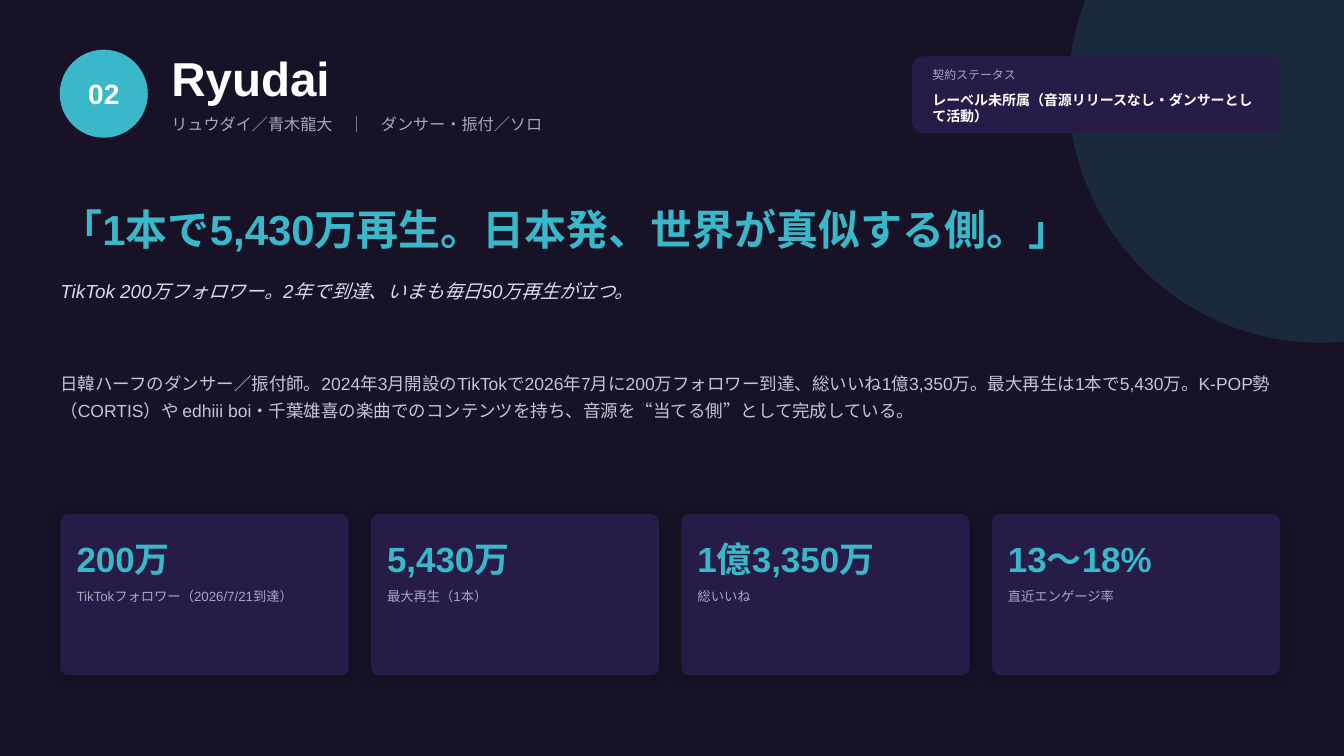
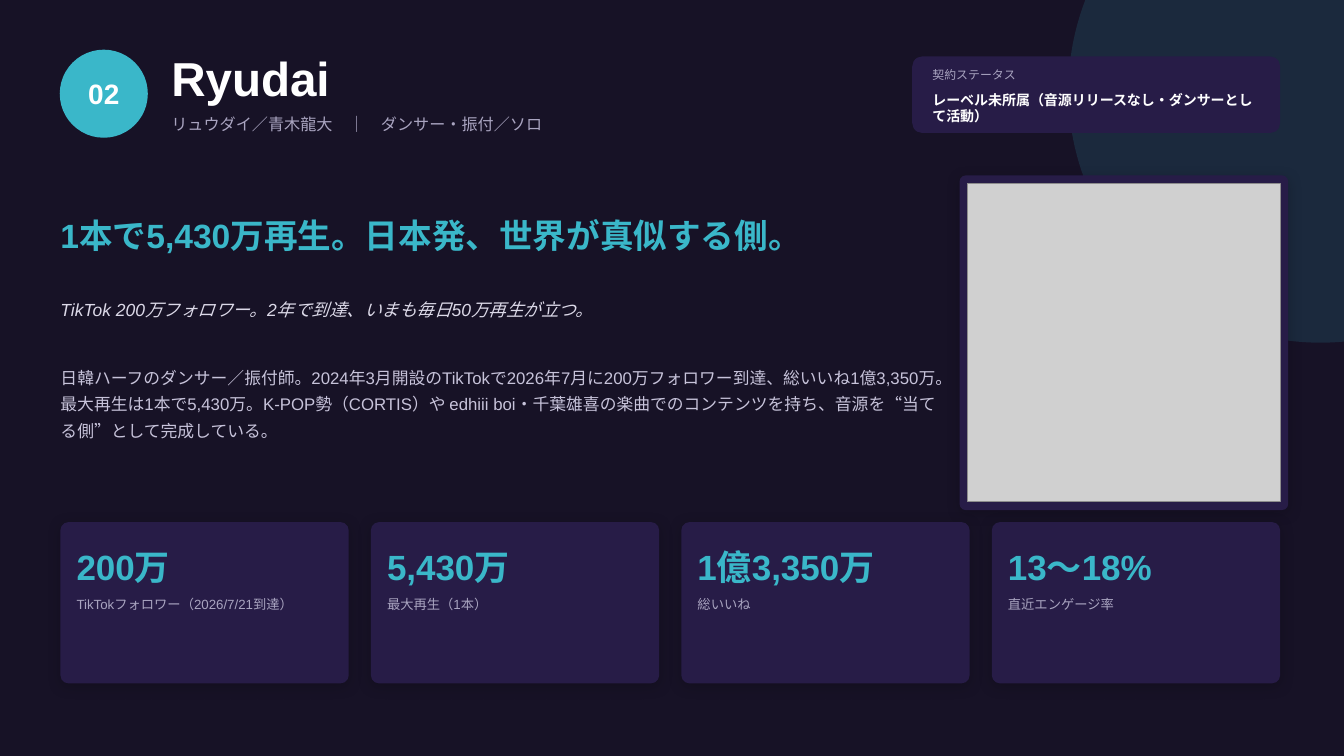
Before and after one commit to eiken0216/claude, a slide deck: slide 7 of presentations/2026-07-27-new-artist/新人プレゼン資料_2026-07-27.pptx. Drawn at 1344x756 pixels with LibreOffice and Linux fonts; fonts in the diff are those of the drawing; grey boxes stand for pictures. Boxes give left, top, right and bottom in pixels: in the first picture for what was removed or moved away, otherwise in the second. Text is boxed around its words. In the diff, an @@ line names an element or a change of style, - is before the commit and + after.

```diff
--- a/presentations/2026-07-27-new-artist/新人プレゼン資料_2026-07-27.pptx
+++ b/presentations/2026-07-27-new-artist/新人プレゼン資料_2026-07-27.pptx
@@ rounded rectangle added at box(960, 175, 1289, 510), fill #271C47 @@
@@ picture added at box(968, 184, 1280, 502) @@
@@ text at box(60, 221, 801, 253): text changed; size 30 to 24 pt @@
-「1本で5,430万再生。日本発、世界が真似する側。」
+1本で5,430万再生。日本発、世界が真似する側。
@@ text "TikTok 200万フォロワー。2年で到達、いまも毎日50万再生が立つ。": place and size @@
-text "TikTok 200万フォロワー。2年で到達、いまも毎日50万再生が立つ。" at box(60, 282, 634, 300)
+text "TikTok 200万フォロワー。2年で到達、いまも毎日50万再生が立つ。" at box(60, 301, 593, 318)
@@ text "TikTok 200万フォロワー。2年で到達、いまも毎日50万再生が立つ。" at box(60, 301, 593, 318): size 13.5 to 12.5 pt @@
@@ text "日韓ハーフのダンサー／振付師。2024年3月開設のTikTokで2026年7月に200万フォロワー到達、総いいね1億3, ..." at box(60, 370, 952, 439): size 12.5 to 12 pt @@
@@ 8 texts, 4 rounded rectangles: place and size @@
-8 texts, 4 rounded rectangles at box(60, 514, 1280, 676)
+8 texts, 4 rounded rectangles at box(60, 522, 1280, 684)
```
Also in this commit, not shown: 8 other slides changed, 4 slides removed, 29 other files.
